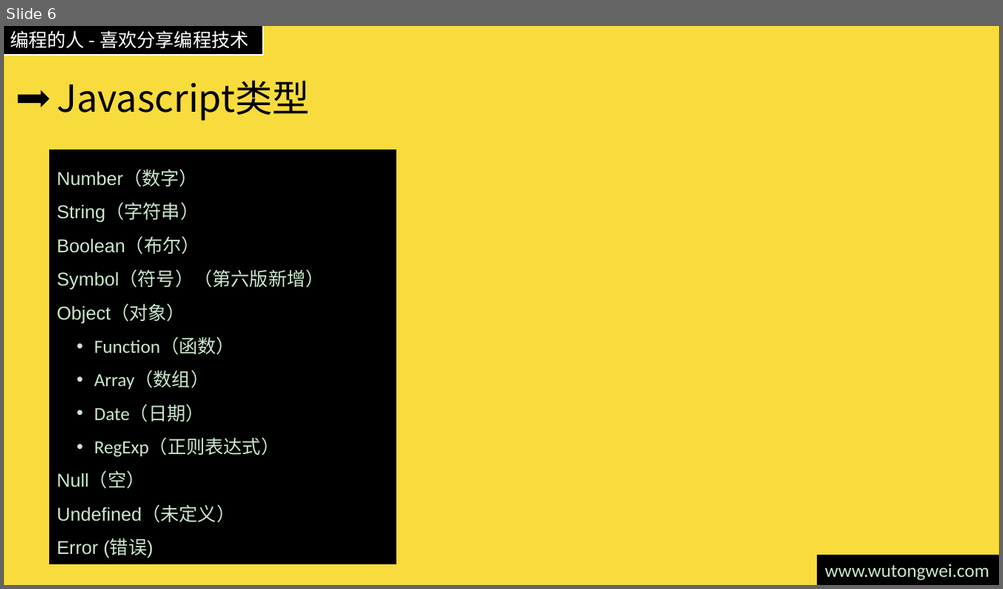
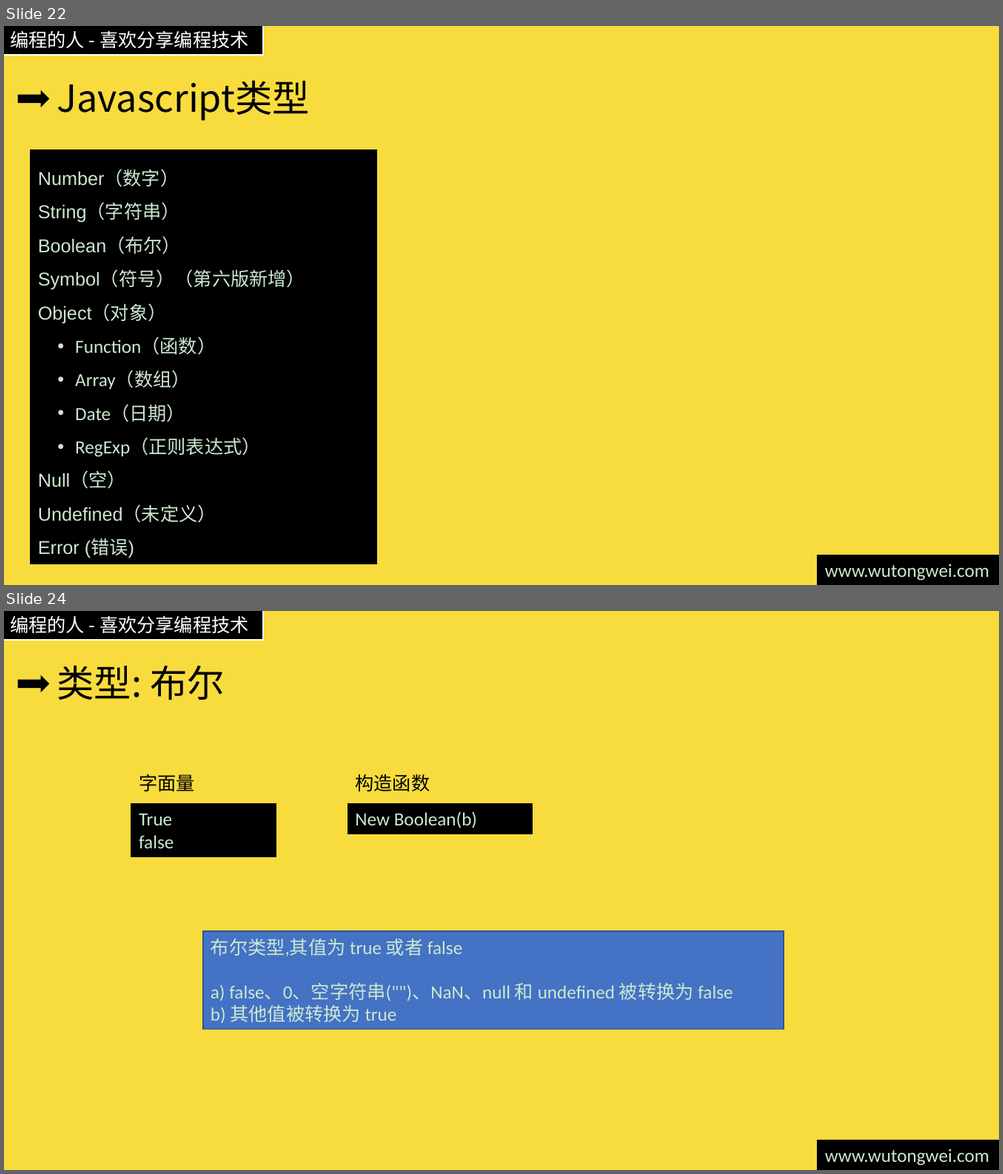
Before and after one commit to willculture/training, a slide deck: ppt/front-end/Javascript.pptx. Shown one above the other, each under a label of ours: slide 6 before the commit, slides 22 and 24 after it; the slides between them are not shown. The pictures are 1003x589 and 1003x1174 pixels, drawn with LibreOffice and Linux fonts; fonts in the diff are those of the drawing. Boxes give left, top, right and bottom in pixels: in the first picture for what was removed or moved away, otherwise in the second. Text is boxed around its words. In the diff, an @@ line names an element or a change of style, - is before the commit and + after.

```diff
--- a/ppt/front-end/Javascript.pptx
+++ b/ppt/front-end/Javascript.pptx
@@ slide 24 added at <box>4,611,999,1170</box>, background #F8DC3D; not listed: 3 template elements that a slide beside it also shows @@
@@ title added at <box>57,665,225,700</box>, 36 pt, text #000000 @@
+类型: 布尔
@@ text added at <box>139,774,195,792</box>, 18 pt, text #000000 @@
+字面量
@@ text added at <box>355,774,430,792</box>, 18 pt, text #000000 @@
+构造函数
@@ rectangle added at <box>131,804,276,857</box>, fill #000000, outline #000000 1 pt, 18 pt, text #CCE8CF @@
+True
+false
@@ rectangle added at <box>348,804,532,834</box>, fill #000000, outline #000000 1 pt, 18 pt, text #CCE8CF @@
+New Boolean(b)
@@ rectangle added at <box>203,932,784,1030</box>, fill #4472C4, outline #325491 1 pt, 18 pt, text #CCE8CF @@
+布尔类型,其值为 true 或者 false
+a) false、0、空字符串("")、NaN、null 和 undefined 被转换为 false
+b) 其他值被转换为 true
@@ what was slide 6 is now slide 22 @@
@@ slide 22 changed as well @@
@@ rectangle "Number（数字）": place and size @@
-rectangle "Number（数字）" at <box>50,150,395,564</box>
+rectangle "Number（数字）" at <box>31,150,377,564</box>
```
Also in this commit, not shown: 7 other slides changed, 27 other slides added, 5 slides removed, 2 other files.
